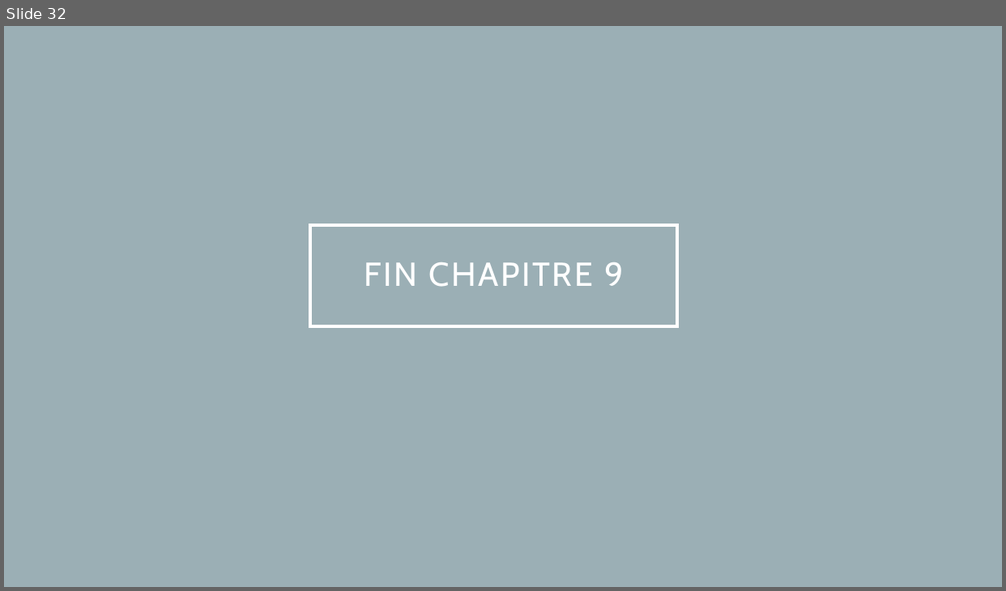
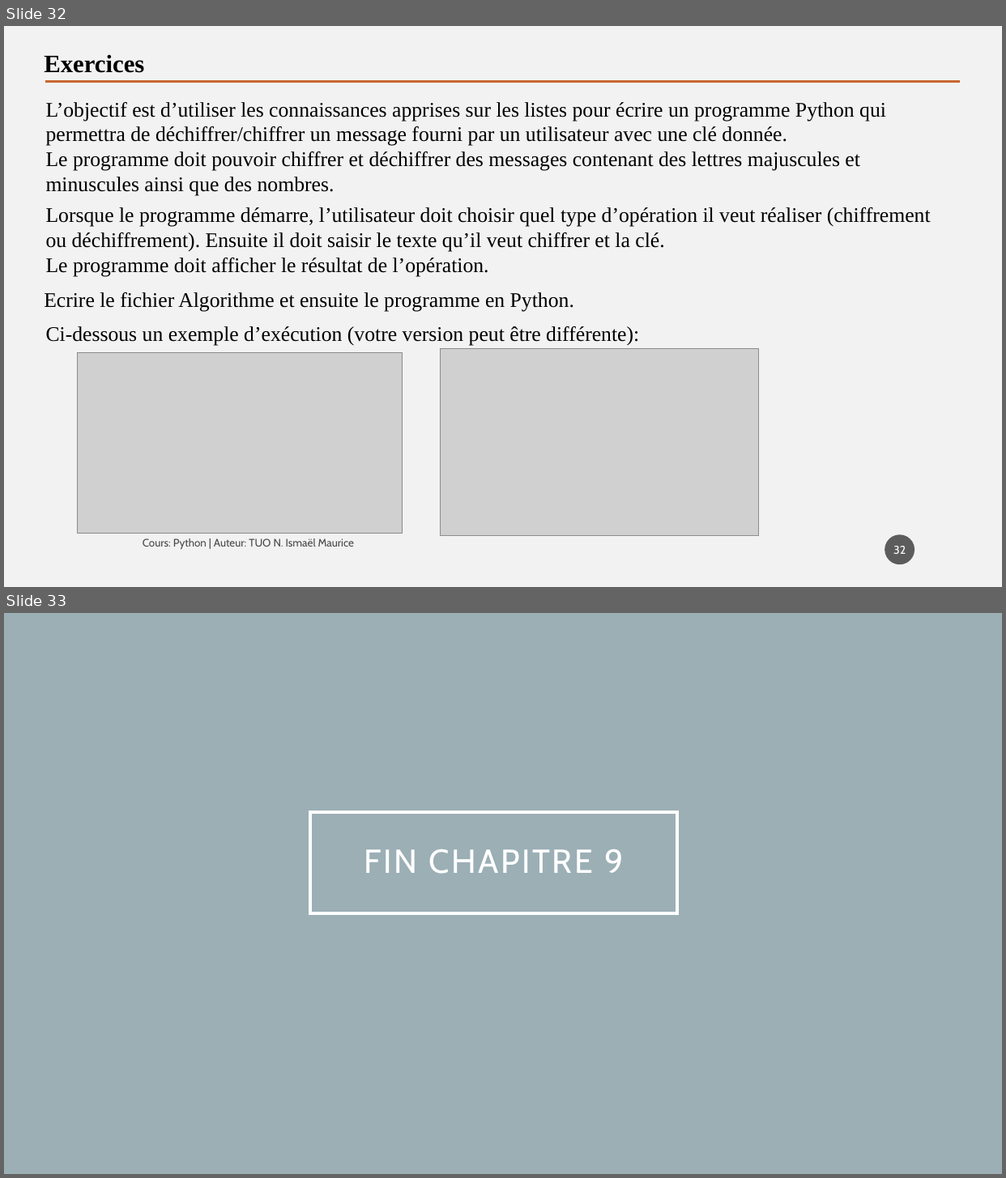
Before and after one commit to tisma95/cours-python, a slide deck: source/Chapitre 9 - Les listes.pptx. Shown one above the other, each under a label of ours: slide 32 before the commit, slides 32 and 33 after it. The pictures are 1006x591 and 1006x1178 pixels, drawn with LibreOffice and Linux fonts; fonts in the diff are those of the drawing; grey boxes stand for pictures. Boxes give left, top, right and bottom in pixels: in the first picture for what was removed or moved away, otherwise in the second. Text is boxed around its words. In the diff, an @@ line names an element or a change of style, - is before the commit and + after.

Commit message:
Feat(mini-projet): Chiffre de Vigenère dans les listes et tuples

```diff
--- a/source/Chapitre 9 - Les listes.pptx
+++ b/source/Chapitre 9 - Les listes.pptx
@@ slide 32 added at [4, 26, 1002, 587], background #F2F2F2 @@
@@ text added at [44, 54, 144, 73], 24 pt, text #000000, bold @@
+Exercices
@@ line added from (45, 81) to (960, 81), #C96731 2.5 pt @@
@@ text added at [46, 102, 886, 196], 20 pt, text #000000 @@
+L’objectif est d’utiliser les connaissances apprises sur les listes pour écrire un programme Python qui permettra de déchiffrer/chiffrer un message fourni par un utilisateur avec une clé donnée.
+Le programme doit pouvoir chiffrer et déchiffrer des messages contenant des lettres majuscules et minuscules ainsi que des nombres.
@@ text added at [46, 207, 931, 277], 20 pt, text #000000 @@
+Lorsque le programme démarre, l’utilisateur doit choisir quel type d’opération il veut réaliser (chiffrement ou déchiffrement). Ensuite il doit saisir le texte qu’il veut chiffrer et la clé.
+Le programme doit afficher le résultat de l’opération.
@@ text added at [44, 292, 574, 312], 20 pt, text #000000 @@
+Ecrire le fichier Algorithme et ensuite le programme en Python.
@@ text added at [46, 327, 639, 346], 20 pt, text #000000 @@
+Ci-dessous un exemple d’exécution (votre version peut être différente):
@@ picture added at [78, 353, 403, 534] @@
@@ picture added at [441, 348, 759, 536] @@
@@ page number added at [885, 535, 915, 565], fill #1D1D1D at 70% opacity, 11 pt, text #FFFFFF @@
+32
@@ text added at [143, 539, 354, 550], 10.5 pt, text #000000 at 70% opacity @@
+Cours: Python | Auteur: TUO N. Ismaël Maurice
@@ what was slide 32 is now slide 33 @@
```
Also in this commit, not shown: 2 slides changed, 3 other files.
